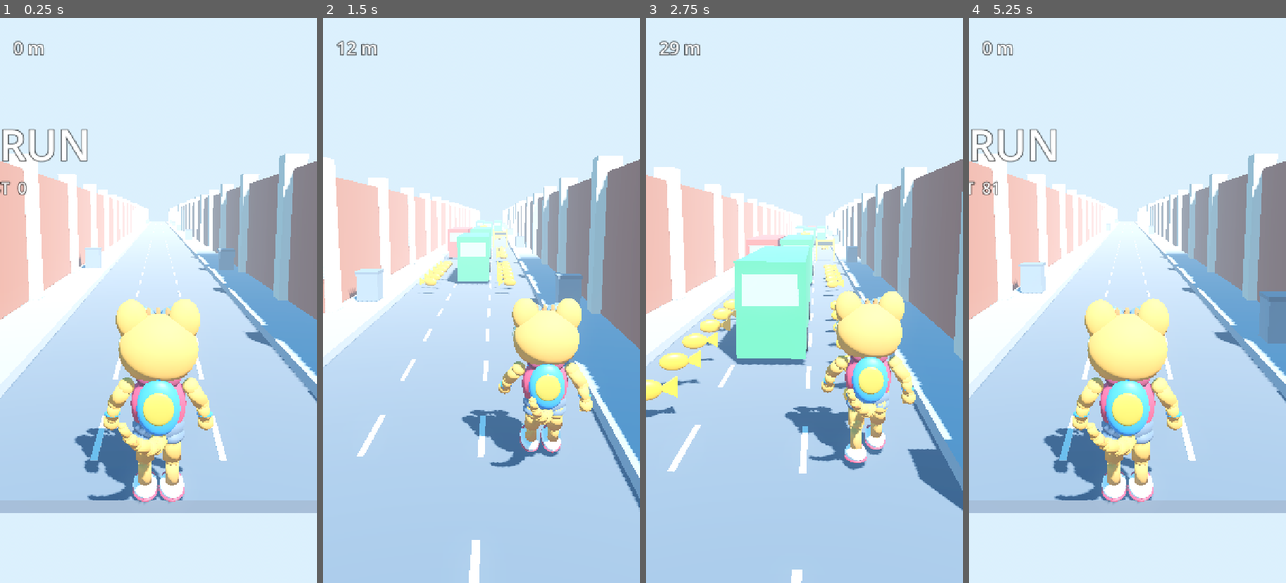
Above: before the commit, frames 1-4 (left to right).
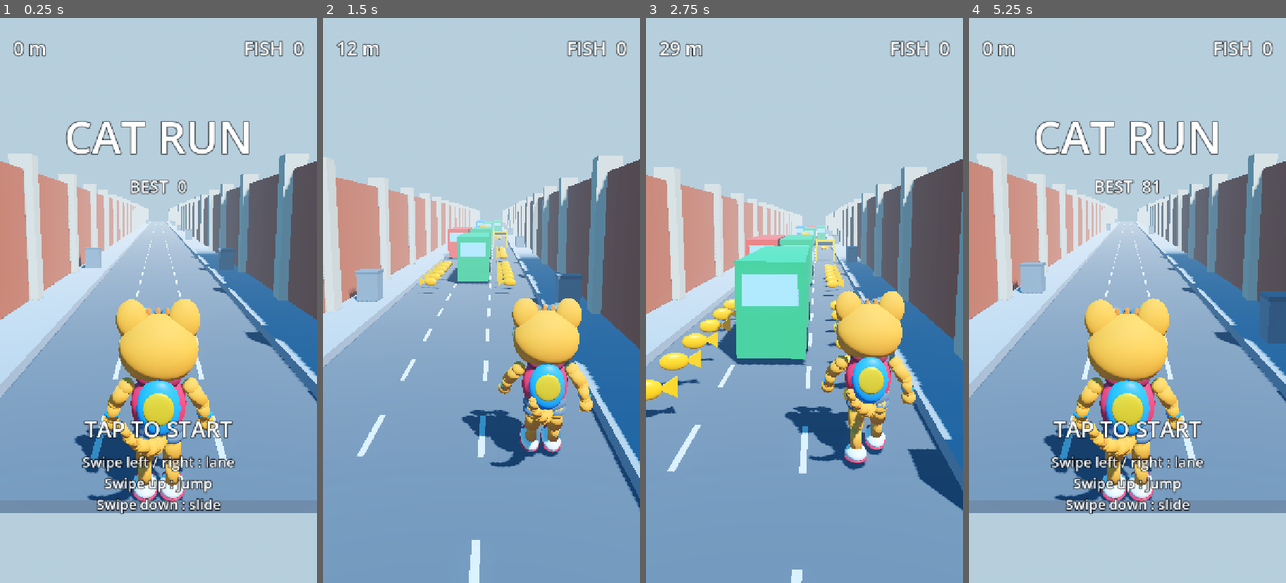
Above: after the commit, the same moments.

Repository: blsmithunkumar-lgtm/Final-Game-zone-
Game: Godot game, scene res://main.tscn
The game is run twice, just before and just after one commit, with the same random seed, the same clock (stepped at 60 frames per second) and the same inputs.
Inputs (mouse positions are in pixels of both pictures, inside the frame that each line leads up to):
- Up to frame 1 (0.25 s): no input
- Up to frame 2 (1.5 s): tap Enter at 0.5 s; move the mouse to (551, 272) at 0.52 s; hold Right 0.53-1.25 s; click (551, 272) at 0.67 s; tap Space at 0.77 s; drag from (418, 328) to (465, 413) at 1.27 s
- Up to frame 3 (2.75 s): move the mouse to (836, 176) at 2.02 s; hold Right from 2.03 s (still down); click (836, 176) at 2.17 s
- Up to frame 4 (5.25 s): release Right at 2.75 s; drag from (1111, 413) to (1032, 215) at 2.77 s; move the mouse to (1222, 385) at 3.52 s; hold Left 3.53-4.25 s; click (1222, 385) at 3.67 s; tap Space at 3.77 s; drag from (1032, 215) to (1079, 159) at 4.27 s; click "PLAY AGAIN" at 5 s

The runs differ from the first frame. In frame 1, 99% of the frame differs, in the area x 0-100%, y 0-100%; in frame 2, 100%; in frame 3, 100%; in frame 4, 99%.

Commit message:
Tone down lighting, rebuild UI layout with containers
Co-Authored-By: Claude Opus 5.5 <noreply@anthropic.com>
Claude-Session: https://claude.ai/code/session_01CAdcir1AC6fd9WqR2N7CeF

Diff:
--- a/scripts/main.gd
+++ b/scripts/main.gd
@@ -119,11 +119,15 @@
 	sky.sky_material = sm
 	env.sky = sky
 	env.ambient_light_source = Environment.AMBIENT_SOURCE_SKY
-	env.ambient_light_energy = 0.85
+	env.ambient_light_energy = 0.45
 	env.tonemap_mode = Environment.TONE_MAPPER_FILMIC
+	env.tonemap_white = 6.0
+	env.adjustment_enabled = true
+	env.adjustment_saturation = 1.25
+	env.adjustment_contrast = 1.08
 	env.fog_enabled = true
 	env.fog_light_color = Color(0.75, 0.88, 0.98)
-	env.fog_density = 0.006
+	env.fog_density = 0.0035
 	env.glow_enabled = true
 	env.glow_intensity = 0.5
 	var we := WorldEnvironment.new()
@@ -132,7 +136,7 @@
 
 	var sun := DirectionalLight3D.new()
 	sun.rotation_degrees = Vector3(-52, 28, 0)
-	sun.light_energy = 1.25
+	sun.light_energy = 1.0
 	sun.shadow_enabled = true
 	sun.directional_shadow_max_distance = 55.0
 	add_child(sun)
@@ -531,60 +535,79 @@
 	return l
 
 
+func _vbox(parent: Control, top: float) -> VBoxContainer:
+	var v := VBoxContainer.new()
+	v.set_anchors_and_offsets_preset(Control.PRESET_TOP_WIDE)
+	v.offset_top = top
+	v.alignment = BoxContainer.ALIGNMENT_CENTER
+	v.add_theme_constant_override("separation", 18)
+	v.mouse_filter = Control.MOUSE_FILTER_IGNORE
+	parent.add_child(v)
+	return v
+
+
+func _center_label(text: String, size: int, parent: Control) -> Label:
+	var l := _label(text, size, parent)
+	l.horizontal_alignment = HORIZONTAL_ALIGNMENT_CENTER
+	l.size_flags_horizontal = Control.SIZE_EXPAND_FILL
+	return l
+
+
 func _setup_ui() -> void:
 	var layer := CanvasLayer.new()
 	add_child(layer)
 	var root := Control.new()
-	root.set_anchors_preset(Control.PRESET_FULL_RECT)
+	root.set_anchors_and_offsets_preset(Control.PRESET_FULL_RECT)
 	root.mouse_filter = Control.MOUSE_FILTER_IGNORE
 	layer.add_child(root)
 
-	lbl_score = _label("0 m", 40, root)
-	lbl_score.position = Vector2(30, 40)
-	lbl_fish = _label("FISH  0", 40, root)
-	lbl_fish.set_anchors_preset(Control.PRESET_TOP_RIGHT)
-	lbl_fish.position = Vector2(-260, 40)
-	lbl_fish.size = Vector2(230, 60)
+	var top := HBoxContainer.new()
+	top.set_anchors_and_offsets_preset(Control.PRESET_TOP_WIDE)
+	top.offset_left = 30
+	top.offset_right = -30
+	top.offset_top = 40
+	top.mouse_filter = Control.MOUSE_FILTER_IGNORE
+	root.add_child(top)
+	lbl_score = _label("0 m", 42, top)
+	lbl_score.size_flags_horizontal = Control.SIZE_EXPAND_FILL
+	lbl_fish = _label("FISH  0", 42, top)
 	lbl_fish.horizontal_alignment = HORIZONTAL_ALIGNMENT_RIGHT
 
 	start_panel = Control.new()
-	start_panel.set_anchors_preset(Control.PRESET_FULL_RECT)
+	start_panel.set_anchors_and_offsets_preset(Control.PRESET_FULL_RECT)
 	start_panel.mouse_filter = Control.MOUSE_FILTER_IGNORE
 	root.add_child(start_panel)
-	var title := _label("CAT RUN", 96, start_panel)
-	title.set_anchors_preset(Control.PRESET_CENTER_TOP)
-	title.horizontal_alignment = HORIZONTAL_ALIGNMENT_CENTER
-	title.size = Vector2(700, 140)
-	title.position = Vector2(-350, 220)
-	var hint := _label("Tap to start\n\nSwipe left / right  -  lane\nSwipe up  -  jump\nSwipe down  -  slide", 34, start_panel)
-	hint.set_anchors_preset(Control.PRESET_CENTER_BOTTOM)
-	hint.horizontal_alignment = HORIZONTAL_ALIGNMENT_CENTER
-	hint.size = Vector2(700, 320)
-	hint.position = Vector2(-350, -380)
-	lbl_best = _label("BEST  %d" % best, 36, start_panel)
-	lbl_best.set_anchors_preset(Control.PRESET_CENTER_TOP)
-	lbl_best.horizontal_alignment = HORIZONTAL_ALIGNMENT_CENTER
-	lbl_best.size = Vector2(700, 60)
-	lbl_best.position = Vector2(-350, 360)
-
-	over_panel = ColorRect.new()
-	(over_panel as ColorRect).color = Color(0.03, 0.05, 0.12, 0.72)
-	over_panel.set_anchors_preset(Control.PRESET_FULL_RECT)
-	over_panel.visible = false
-	root.add_child(over_panel)
-	lbl_over = _label("", 52, over_panel)
-	lbl_over.set_anchors_preset(Control.PRESET_CENTER)
-	lbl_over.horizontal_alignment = HORIZONTAL_ALIGNMENT_CENTER
-	lbl_over.size = Vector2(700, 520)
-	lbl_over.position = Vector2(-350, -400)
+	var sv := _vbox(start_panel, 200)
+	_center_label("CAT RUN", 100, sv)
+	lbl_best = _center_label("BEST  %d" % best, 38, sv)
+	var hb := _vbox(start_panel, 0)
+	hb.set_anchors_and_offsets_preset(Control.PRESET_BOTTOM_WIDE)
+	hb.offset_top = -420
+	hb.offset_bottom = -120
+	_center_label("TAP TO START", 50, hb)
+	_center_label("Swipe left / right : lane\nSwipe up : jump\nSwipe down : slide", 32, hb)
+
+	var dim := ColorRect.new()
+	dim.color = Color(0.03, 0.05, 0.12, 0.72)
+	dim.set_anchors_and_offsets_preset(Control.PRESET_FULL_RECT)
+	dim.visible = false
+	root.add_child(dim)
+	over_panel = dim
+	var center := CenterContainer.new()
+	center.set_anchors_and_offsets_preset(Control.PRESET_FULL_RECT)
+	dim.add_child(center)
+	var ov := VBoxContainer.new()
+	ov.alignment = BoxContainer.ALIGNMENT_CENTER
+	ov.add_theme_constant_override("separation", 40)
+	center.add_child(ov)
+	lbl_over = _center_label("", 50, ov)
 	var btn := Button.new()
-	btn.text = "PLAY AGAIN"
-	btn.add_theme_font_size_override("font_size", 44)
-	btn.set_anchors_preset(Control.PRESET_CENTER)
-	btn.size = Vector2(420, 110)
-	btn.position = Vector2(-210, 180)
+	btn.text = "  PLAY AGAIN  "
+	btn.add_theme_font_size_override("font_size", 46)
+	btn.custom_minimum_size = Vector2(440, 120)
+	btn.size_flags_horizontal = Control.SIZE_SHRINK_CENTER
 	btn.pressed.connect(func(): get_tree().reload_current_scene())
-	over_panel.add_child(btn)
+	ov.add_child(btn)
 
 
 # ---------------------------------------------------------------- save
--- a/tests/shot.gd
+++ b/tests/shot.gd
@@ -17,10 +17,13 @@
 				if o.kind == "low": main._jump()
 				elif o.kind == "high": main._slide()
 				else: main._change_lane(1 if main.lane < 1 else -1)
-		if i == 120: root.get_texture().get_image().save_png("res://shots/2_run.png")
+		if i == 60: root.get_texture().get_image().save_png("res://shots/2_run.png")
 		await process_frame
 	main._jump()
 	for i in 8: await process_frame
 	root.get_texture().get_image().save_png("res://shots/3_jump.png")
+	main._die()
+	for i in 60: await process_frame
+	root.get_texture().get_image().save_png("res://shots/4_over.png")
 	print("SHOT_OK dead=", main.dead, " dist=", main.distance)
 	quit(0)
